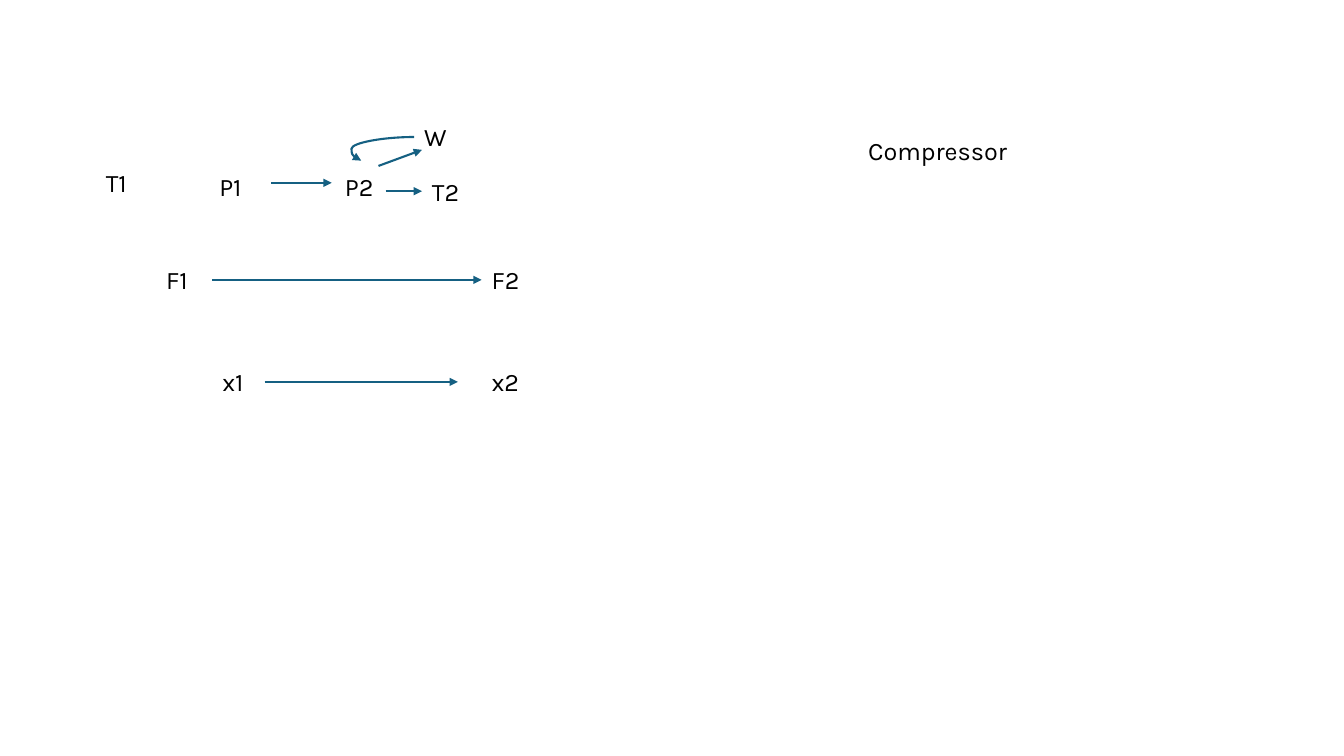
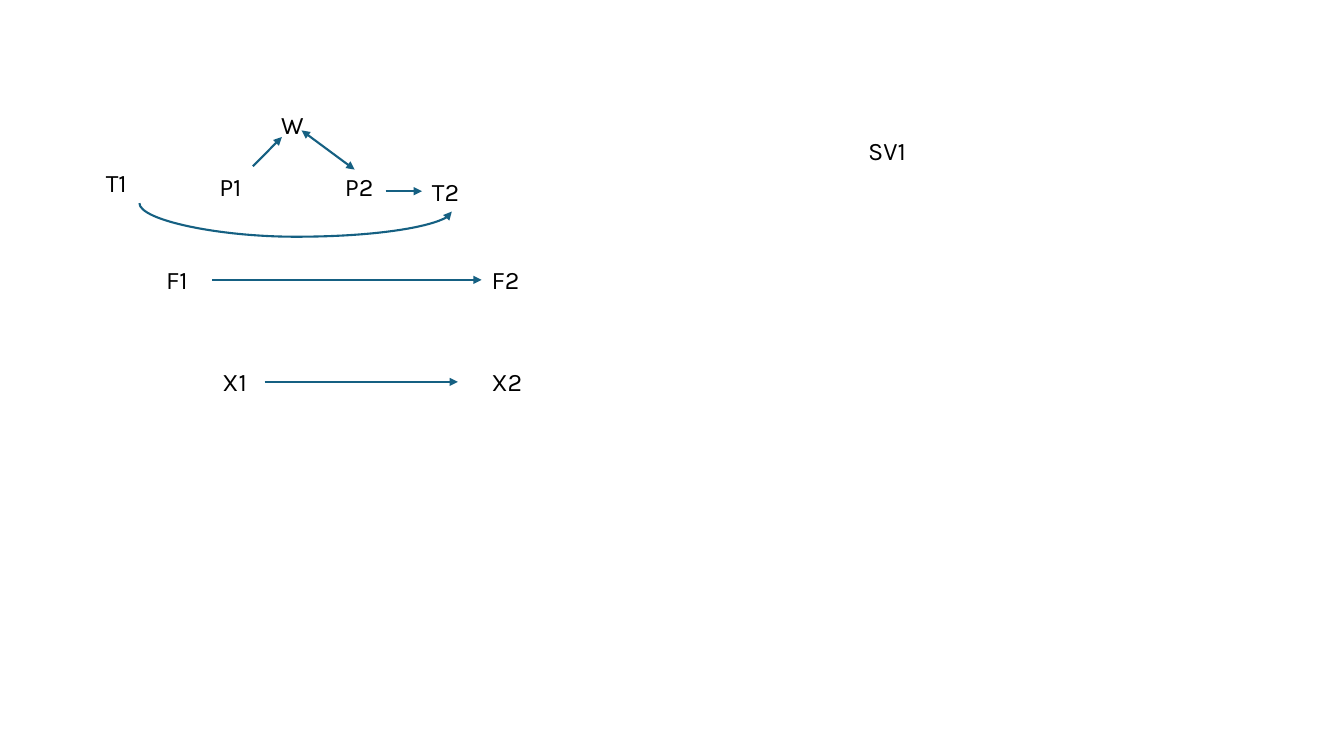
Before and after one commit to bdodd1/CPE440-Project---Graph-generation, a slide deck: slide 2 of Latent Subgraphs.pptx (slide 1 before the commit). Drawn at 1344x756 pixels with LibreOffice and Linux fonts; fonts in the diff are those of the drawing. Boxes give left, top, right and bottom in pixels: in the first picture for what was removed or moved away, otherwise in the second. Text is boxed around its words. In the diff, an @@ line names an element or a change of style, - is before the commit and + after.

```diff
--- a/Latent Subgraphs.pptx
+++ b/Latent Subgraphs.pptx
@@ text "W" rewrapped from [424, 130, 447, 146] to [281, 118, 304, 139] @@
@@ arrow moved from (271, 182) - (332, 182) to (253, 166) - (282, 137) @@
@@ arrow moved from (378, 166) - (422, 150) to (301, 130) - (355, 169) @@
@@ arrow (301, 130) - (355, 169): arrow to double arrow @@
@@ curved arrow removed from (414, 137) to (361, 160) @@
@@ text at [868, 144, 906, 161]: text changed @@
-Compressor
+SV1
@@ curved arrow added from (139, 204) to (452, 212), #156082 1.5 pt @@
@@ text at [222, 375, 246, 391]: text changed @@
-x1
+X1
@@ text at [492, 375, 523, 391]: text changed @@
-x2
+X2
```
Also in this commit, not shown: 2 other slides changed, 10 slides added.
